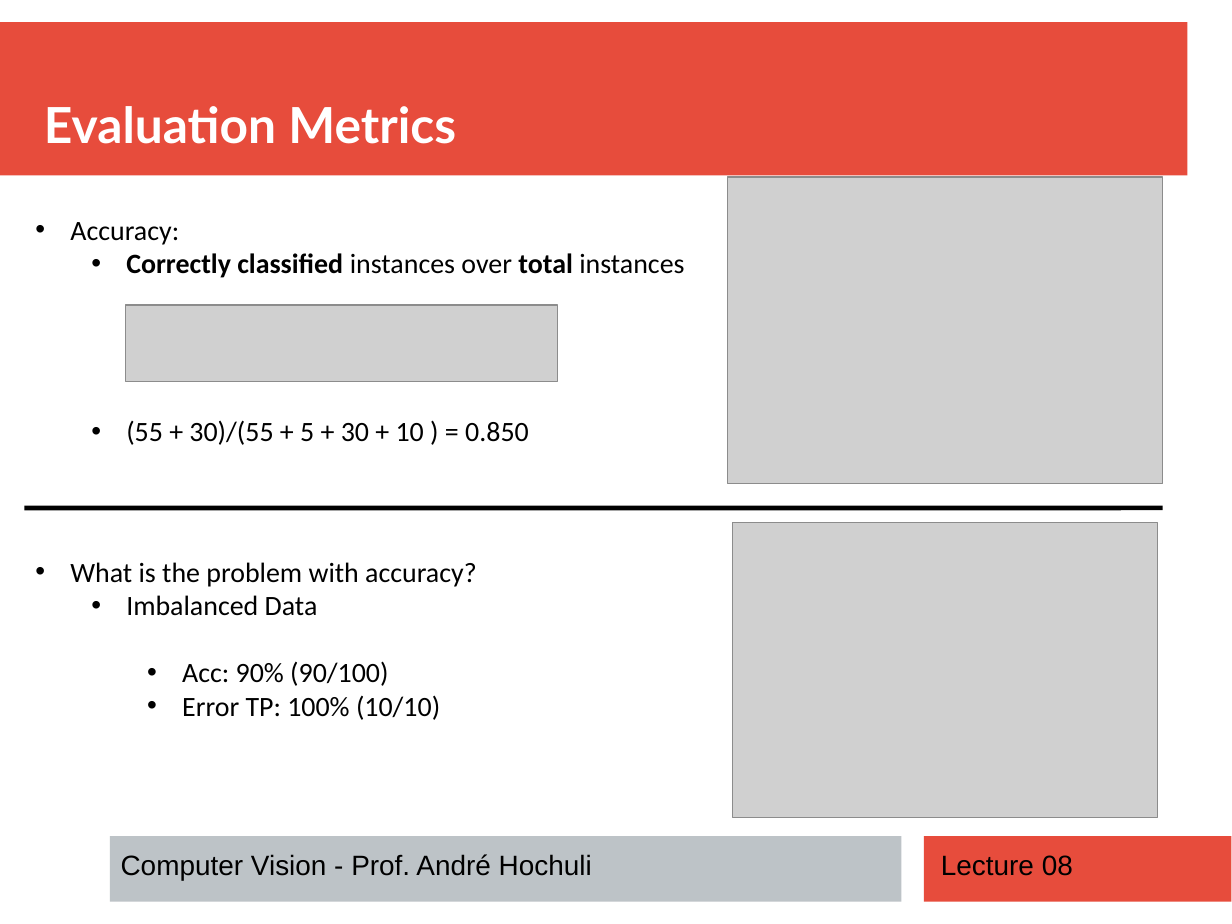
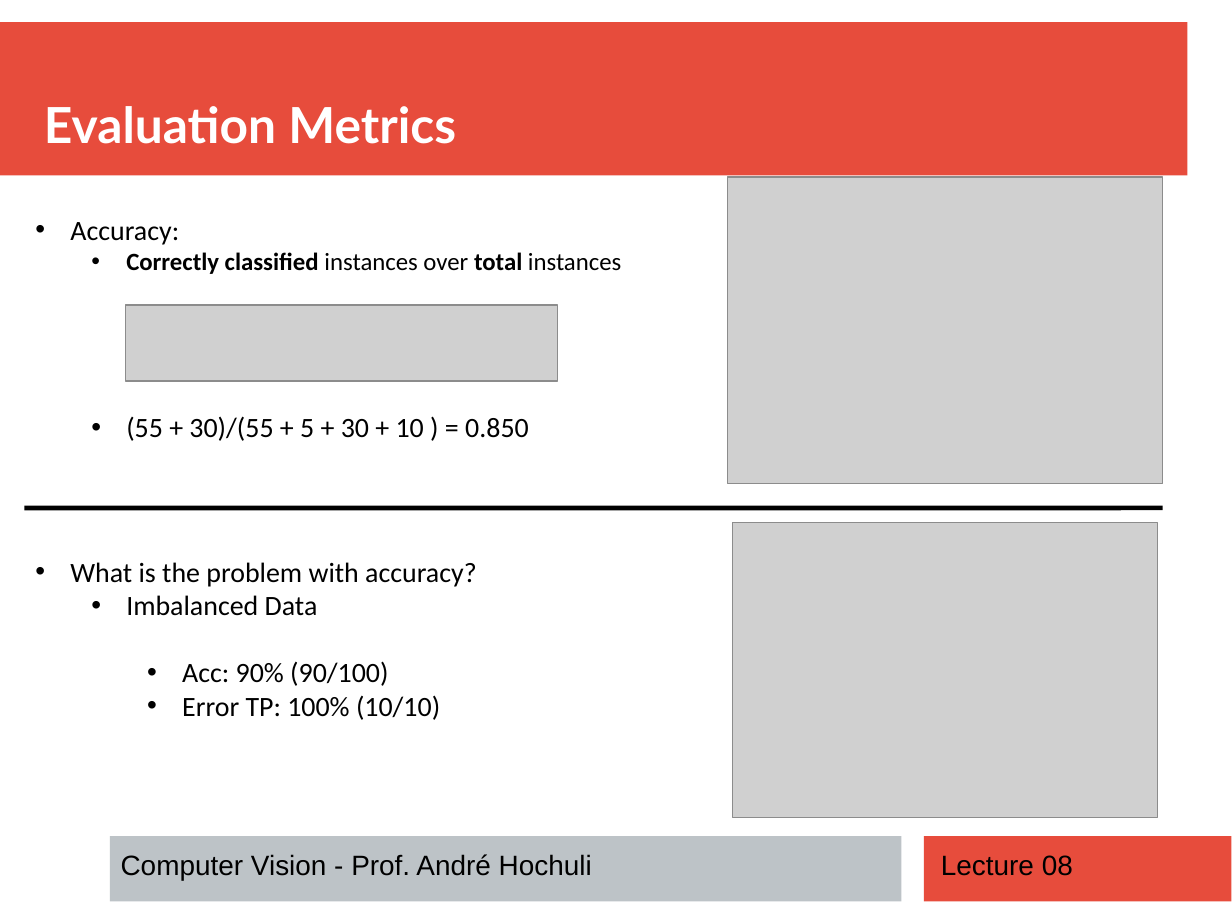
Before and after one commit to andrehochuli/teaching, a slide deck: slide 23 of ComputerVision/Lecture 08 - Classification/Lecture 08 - Classification Models.pptx. Drawn at 1232x924 pixels with LibreOffice and Linux fonts; fonts in the diff are those of the drawing; grey boxes stand for pictures. Boxes give left, top, right and bottom in pixels: in the first picture for what was removed or moved away, otherwise in the second. Text is boxed around its words. In the diff, an @@ line names an element or a change of style, - is before the commit and + after.

```diff
--- a/ComputerVision/Lecture 08 - Classification/Lecture 08 - Classification Models.pptx
+++ b/ComputerVision/Lecture 08 - Classification/Lecture 08 - Classification Models.pptx
@@ text at (x1=126, y1=252, x2=621, y2=274): size 18 to 16 pt in "Correctly classified instances over total instances" @@
```
Also in this commit, not shown: 3 other slides changed, 1 other file.
